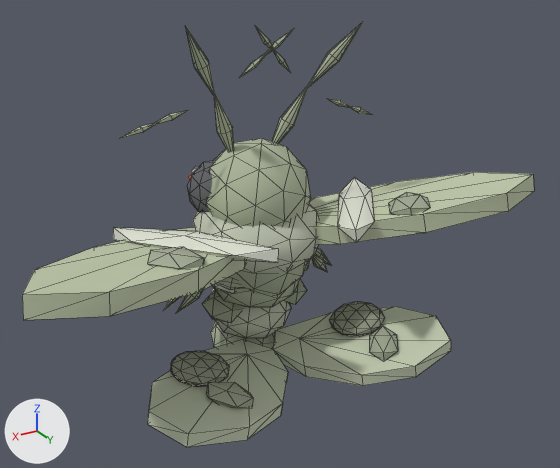
Before and after pictures for a commit that changed the glTF model web-forest/public/model/species/eudocima-cocalus.glb.
Both versions are drawn from a 50 mm camera at (0.359, 0.645, 0.709) aimed at (-0.005, 0.038, 0.406). Lighting does not change. The marker at lower left points along +X, +Y and +Z. The older version comes first. Mesh edges are drawn as thin lines. Where no turn or scale is listed for an object, it has been applied to the vertices. Vertices at exactly the same position are counted once.

In view in the first picture: 'abdomen0', 'abdomen1', 'abdomen2', 'antenna-l1', 'antenna-r1', 'eye-l', 'head', 'ocellus00', 'ocellus01', 'thorax', 'wing-lo-l', 'wing-lo-r', 'wing-up-l', 'wing-up-r' and 9 more.
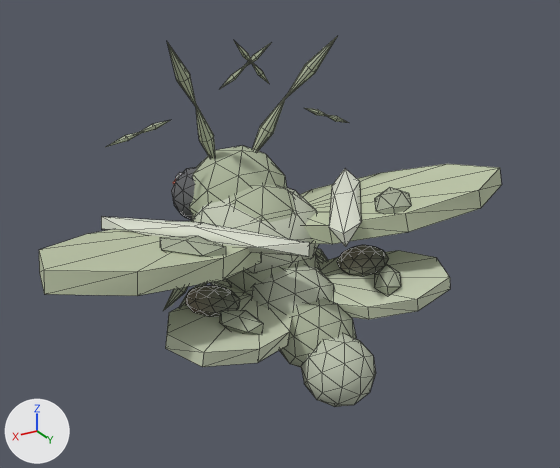
ob_wing_lo_l_j is not drawn itself; it is the parent of ob_wing_lo_l.
ob_wing_lo_r_j is not drawn itself; it is the parent of ob_wing_lo_r.

Where the newer file only moved an object's origin or applied its transform, the numbers keep the older frame.

Patch to the scene script:
```diff
--- a/web-forest/public/model/species/eudocima-cocalus.glb.py
+++ b/web-forest/public/model/species/eudocima-cocalus.glb.py
@@ me_mesh_10 @@
-me_mesh_10.from_pydata(...)  # 44 vertices, 76 faces; spans x -0.026..0.233, y -0.021..0.153, z -0.014..0.056
+me_mesh_10.from_pydata(...)  # 44 vertices, 76 faces; spans x -0.029..0.211, y -0.042..0.141, z -0.008..0.06
+# me_mesh_10 part 1: the whole mesh is multiplied about its middle by the matrix ((1.012, -0.18, -0.039), (-0.181, 1.134, -0.013), (-0.011, 0.007, 0.996)), then moved by (-0.011, -0.01, 0.005)
 me_mesh_10.materials.append(mat_flat)
@@ me_mesh_11 @@
-me_mesh_11.from_pydata(...)  # 44 vertices, 76 faces; spans x -0.233..0.026, y -0.021..0.153, z -0.014..0.056
+me_mesh_11.from_pydata(...)  # 44 vertices, 76 faces; spans x -0.211..0.029, y -0.042..0.141, z -0.008..0.06
+# me_mesh_11 part 2: the whole mesh is multiplied about its middle by the matrix ((1.012, 0.18, 0.039), (0.181, 1.134, -0.013), (0.011, 0.007, 0.996)), then moved by (0.011, -0.01, 0.005)
 me_mesh_11.materials.append(mat_flat)
@@ me_mesh_12 @@
 # used by ob_wing_lo_l; parent = ob_wing_lo_l_j; location = (0.0, 0.0, 0.0); rotation_euler = (0.0, -0.114, 0.0), in degrees (0, -6.5, 0)
-me_mesh_12.from_pydata(...)  # 32 vertices, 56 faces; spans x -0.019..0.168, y -0.053..0.066, z -0.007..0.02
+me_mesh_12.from_pydata(...)  # 32 vertices, 56 faces; spans x -0.017..0.148, y -0.046..0.058, z -0.007..0.02
+# me_mesh_12 part 3: the whole mesh is scaled about the mesh origin by (0.879, 0.879, 1)
 me_mesh_12.materials.append(mat_flat)
@@ me_mesh_16 @@
 # used by ob_ocellus00; parent = ob_wing_lo_l; location = (0.0716, -0.0242, 0.012)
-me_mesh_16.from_pydata(...)  # 42 vertices, 80 faces; spans x -0.0301..0.0301, y -0.0298..0.0298, z -0.011..0.011
+me_mesh_16.from_pydata(...)  # 42 vertices, 80 faces; spans x -0.0264..0.0264, y -0.0262..0.0262, z -0.011..0.011
+# me_mesh_16 part 4: the whole mesh is scaled about its middle by (0.879, 0.879, 1)
 me_mesh_16.materials.append(mat_flat)
@@ me_mesh_17 @@
 # used by ob_ocellus10; parent = ob_wing_lo_l; location = (0.0716, -0.0242, 0.012)
-me_mesh_17.from_pydata(...)  # 42 vertices, 80 faces; spans x -0.0301..0.0301, y -0.0298..0.0298, z -0.011..0.011
+me_mesh_17.from_pydata(...)  # 42 vertices, 80 faces; spans x -0.0264..0.0264, y -0.0262..0.0262, z -0.011..0.011
+# me_mesh_17 part 5: the whole mesh is scaled about its middle by (0.879, 0.879, 1)
 me_mesh_17.materials.append(mat_flat)
@@ me_mesh_13 @@
 # used by ob_wing_lo_r; parent = ob_wing_lo_r_j; location = (0.0, 0.0, 0.0); rotation_euler = (0.0, 0.114, 0.0), in degrees (0, 6.5, 0)
-me_mesh_13.from_pydata(...)  # 32 vertices, 56 faces; spans x -0.168..0.019, y -0.053..0.066, z -0.007..0.02
+me_mesh_13.from_pydata(...)  # 32 vertices, 56 faces; spans x -0.148..0.017, y -0.046..0.058, z -0.007..0.02
+# me_mesh_13 part 6: the whole mesh is scaled about the mesh origin by (0.879, 0.879, 1)
 me_mesh_13.materials.append(mat_flat)
@@ ob_abdomen0 @@
 ob_abdomen0 = bpy.data.objects.new('abdomen0', me_mesh_1)
-ob_abdomen0.location = (0.0, -0.0085, 0.3484)
+ob_abdomen0.location = (0.0, 0.0275, 0.368)
@@ ob_abdomen1 @@
 ob_abdomen1 = bpy.data.objects.new('abdomen1', me_mesh_2)
-ob_abdomen1.location = (0.0, -0.0184, 0.3031)
+ob_abdomen1.location = (0.0, 0.0688, 0.3497)
@@ ob_abdomen2 @@
 ob_abdomen2 = bpy.data.objects.new('abdomen2', me_mesh_3)
-ob_abdomen2.location = (0.0, -0.0284, 0.2577)
+ob_abdomen2.location = (0.0, 0.11, 0.3315)
@@ ob_abdomen3 @@
 ob_abdomen3 = bpy.data.objects.new('abdomen3', me_mesh_4)
-ob_abdomen3.location = (0.0, -0.0384, 0.2124)
+ob_abdomen3.location = (0.0, 0.1513, 0.3132)
@@ ob_head @@
 ob_head.parent = ob_thorax
-ob_head.location = (0.0, -0.0112, 0.0505)
+ob_head.location = (0.0, -0.0477, 0.0236)
@@ ob_eye_l @@
 ob_eye_l = bpy.data.objects.new('eye-l', me_mesh_6)
-ob_eye_l.location = (0.0346, -0.0197, 0.4428)
+ob_eye_l.location = (0.0346, -0.0611, 0.4243)
@@ ob_wing_lo_l_j @@
 ob_wing_lo_l_j = bpy.data.objects.new('wing-lo-l-j', None)
-ob_wing_lo_l_j.location = (0.0253, 0.0281, 0.269)
+ob_wing_lo_l_j.location = (0.0253, 0.0477, 0.349)
 ob_wing_lo_l_j.rotation_euler = (-0.0944, 0.0, 0.647)  # degrees (-5.4, 0, 37)
@@ ob_wing_lo_l @@
 ob_wing_lo_l.location = (0.0, 0.0, 0.0)
-ob_wing_lo_l.rotation_euler = (0.0, -0.114, 0.0)  # degrees (0, -6.5, 0)
+ob_wing_lo_l.rotation_euler = (0.0, -0.121, 0.0)  # degrees (0, -6.9, 0)
@@ ob_ocellus00 @@
 ob_ocellus00.parent = ob_wing_lo_l
-ob_ocellus00.location = (0.0716, -0.0242, 0.012)
+ob_ocellus00.location = (0.0629, -0.0212, 0.012)
@@ ob_ocellus10 @@
 ob_ocellus10.parent = ob_wing_lo_l
-ob_ocellus10.location = (0.0716, -0.0242, 0.012)
+ob_ocellus10.location = (0.0629, -0.0212, 0.012)
@@ ob_wing_lo_r_j @@
 ob_wing_lo_r_j = bpy.data.objects.new('wing-lo-r-j', None)
-ob_wing_lo_r_j.location = (-0.0253, 0.0281, 0.269)
+ob_wing_lo_r_j.location = (-0.0253, 0.0477, 0.349)
 ob_wing_lo_r_j.rotation_euler = (-0.0944, 0.0, -0.647)  # degrees (-5.4, 0, -37)
@@ ob_wing_lo_r @@
 ob_wing_lo_r.location = (0.0, 0.0, 0.0)
-ob_wing_lo_r.rotation_euler = (0.0, 0.114, 0.0)  # degrees (0, 6.5, 0)
+ob_wing_lo_r.rotation_euler = (0.0, 0.121, 0.0)  # degrees (0, 6.9, 0)
@@ ob_ocellus01 @@
 ob_ocellus01.parent = ob_wing_lo_r
-ob_ocellus01.location = (-0.0716, -0.0242, 0.012)
+ob_ocellus01.location = (-0.0629, -0.0212, 0.012)
```

What differs and where, as boxes [x1, y1, x2, y2] in the pictures (560 x 468 px; the box of a moved part takes in the faces that stretch with it):
'wing-up-l', reshaped (15% shorter)
    before: [22, 227, 278, 320]
    after: [39, 217, 309, 296]
'wing-lo-l', mesh rescaled, moved, turned
    before: [147, 340, 288, 447]
    after: [165, 286, 292, 367]
'wing-lo-r', mesh rescaled, moved, turned
    before: [273, 306, 451, 386]
    after: [318, 250, 450, 319]
'wing-up-r', reshaped (10% narrower, 14% taller)
    before: [309, 172, 534, 245]
    after: [300, 164, 502, 247]
'head', moved
    before: [206, 138, 311, 227]
    after: [189, 146, 287, 221]
'abdomen1', moved
    before: [210, 288, 291, 339]
    after: [249, 265, 334, 314]
'abdomen3', moved (not visible before)
    after: [301, 334, 376, 407]
'abdomen2', moved
    before: [210, 321, 275, 349]
    after: [279, 298, 356, 367]
'ocellus01', mesh rescaled, moved, turned
    before: [330, 301, 385, 337]
    after: [337, 245, 389, 276]
'antenna-l1', moved
    before: [121, 27, 293, 138]
    after: [106, 42, 271, 147]
'antenna-r1', moved
    before: [255, 22, 372, 115]
    after: [234, 37, 349, 123]
'abdomen0', moved
    before: [216, 278, 300, 308]
    after: [226, 253, 320, 295]
'eye-l', moved
    before: [187, 160, 215, 212]
    after: [171, 167, 197, 220]
'ocellus00', mesh rescaled, moved, turned (not visible afterwards)
    before: [170, 351, 229, 386]
'ocellus10', mesh rescaled, moved, turned (not visible before)
    after: [185, 286, 240, 317]
'antenna-r0', moved
    before: [272, 84, 309, 144]
    after: [252, 96, 286, 151]
'antenna-l0', moved
    before: [214, 95, 234, 152]
    after: [196, 104, 216, 159]
part 4 of me_mesh_16, moved or reshaped
    before: [170, 301, 385, 386]
    after: [337, 245, 389, 276]
